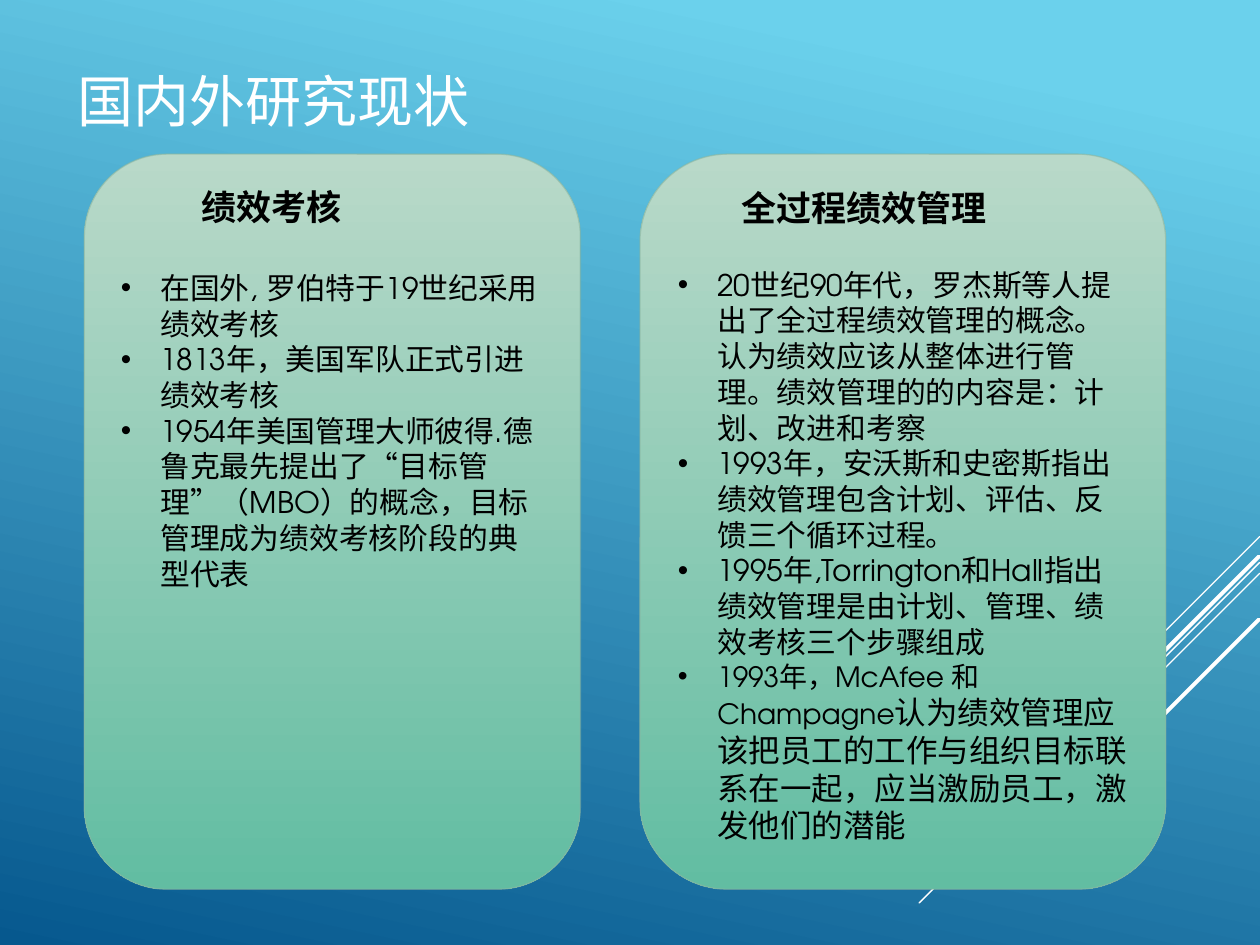
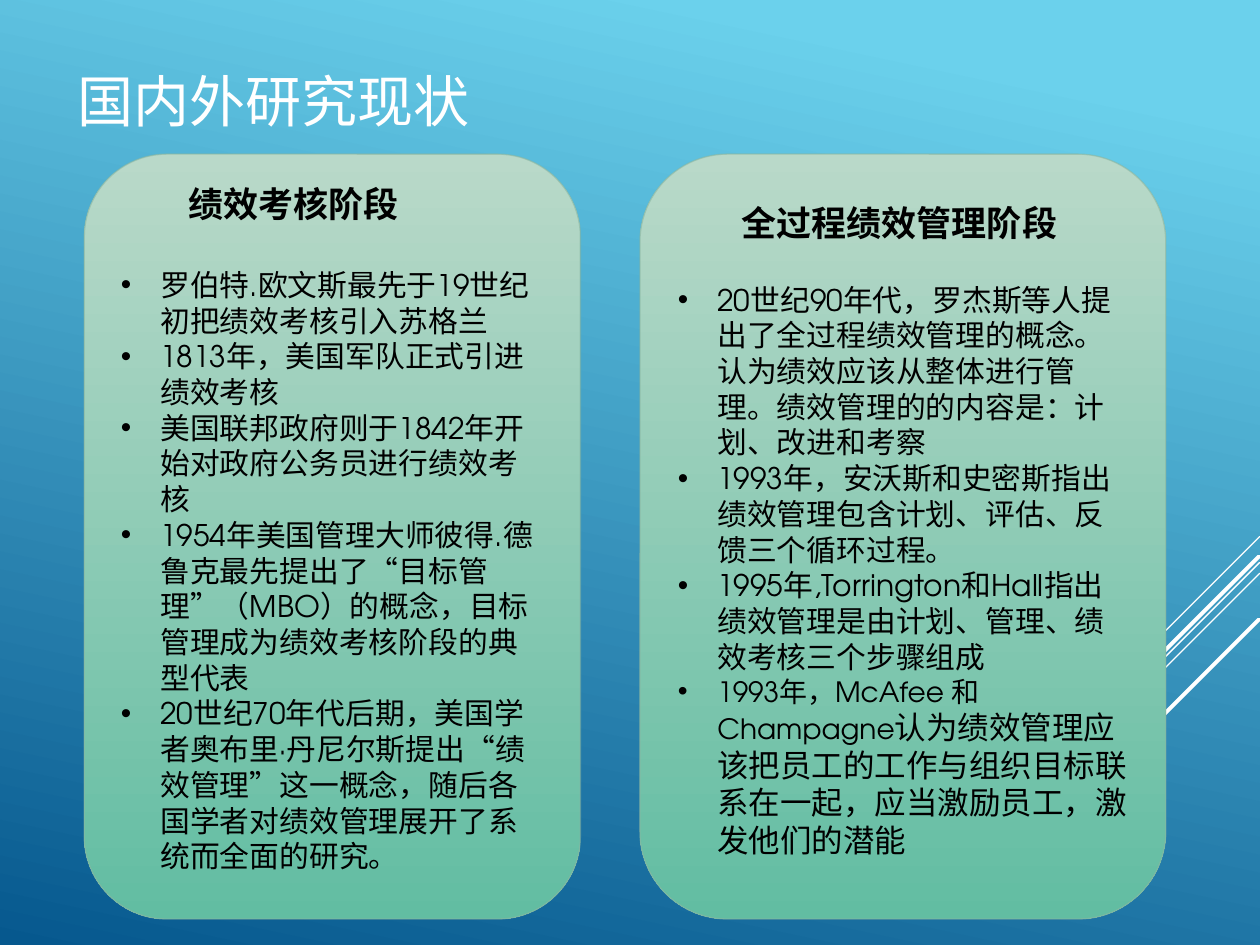
Before and after one commit to HJ8905/MyDocument, a slide deck: slide 7 of MBA/开题报告 .pptx. Drawn at 1260x945 pixels with LibreOffice and Linux fonts; fonts in the diff are those of the drawing. Boxes give left, top, right and bottom in pixels: in the first picture for what was removed or moved away, otherwise in the second. Text is boxed around its words. In the diff, an @@ line names an element or a change of style, - is before the commit and + after.

```diff
--- a/MBA/开题报告 .pptx
+++ b/MBA/开题报告 .pptx
@@ rounded rectangle "绩效考核阶段": place and size @@
-rounded rectangle "绩效考核阶段" at <box>84,154,581,888</box>
+rounded rectangle "绩效考核阶段" at <box>84,154,581,919</box>
@@ rounded rectangle "全过程绩效管理阶段": place and size @@
-rounded rectangle "全过程绩效管理阶段" at <box>640,154,1166,888</box>
+rounded rectangle "全过程绩效管理阶段" at <box>640,154,1166,919</box>
@@ text in rounded rectangle at <box>160,187,529,299</box>: text changed @@
-绩效考核
-• 在国外, 罗伯特于19世纪采用绩效考核
+绩效考核阶段
+• 罗伯特.欧文斯最先于19世纪初把绩效考核引入苏格兰
@@ text in rounded rectangle at <box>742,206,1057,239</box>: text changed @@
-全过程绩效管理
+全过程绩效管理阶段
@@ text in rounded rectangle at <box>160,414,524,442</box>: paragraph added @@
+• 美国联邦政府则于1842年开始对政府公务员进行绩效考核
@@ text in rounded rectangle at <box>160,699,525,870</box>: paragraph added @@
+• 20世纪70年代后期，美国学者奥布里·丹尼尔斯提出“绩效管理”这一概念，随后各国学者对绩效管理展开了系统而全面的研究。
```
Also in this commit, not shown: 7 other slides changed, 4 other files.
